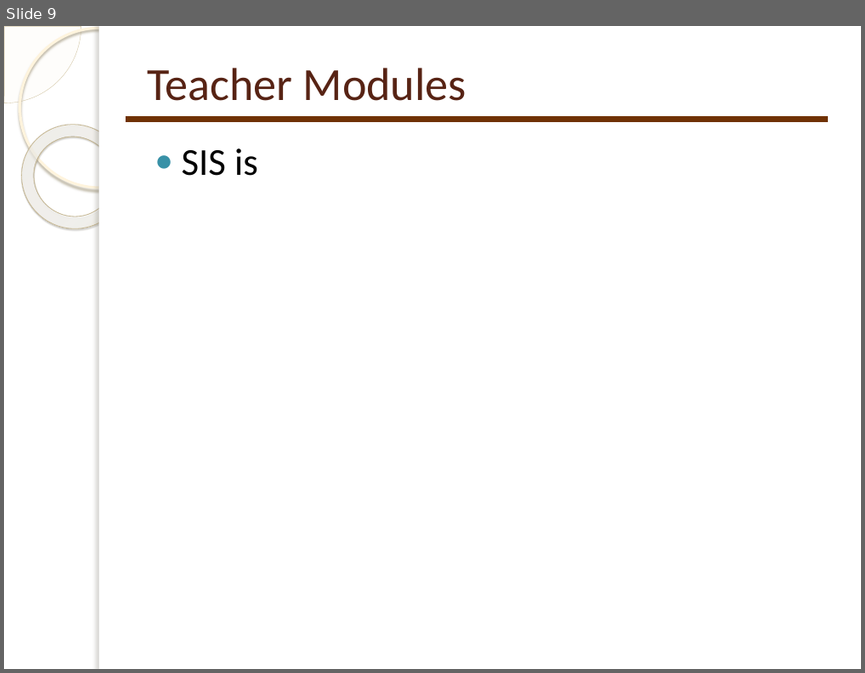
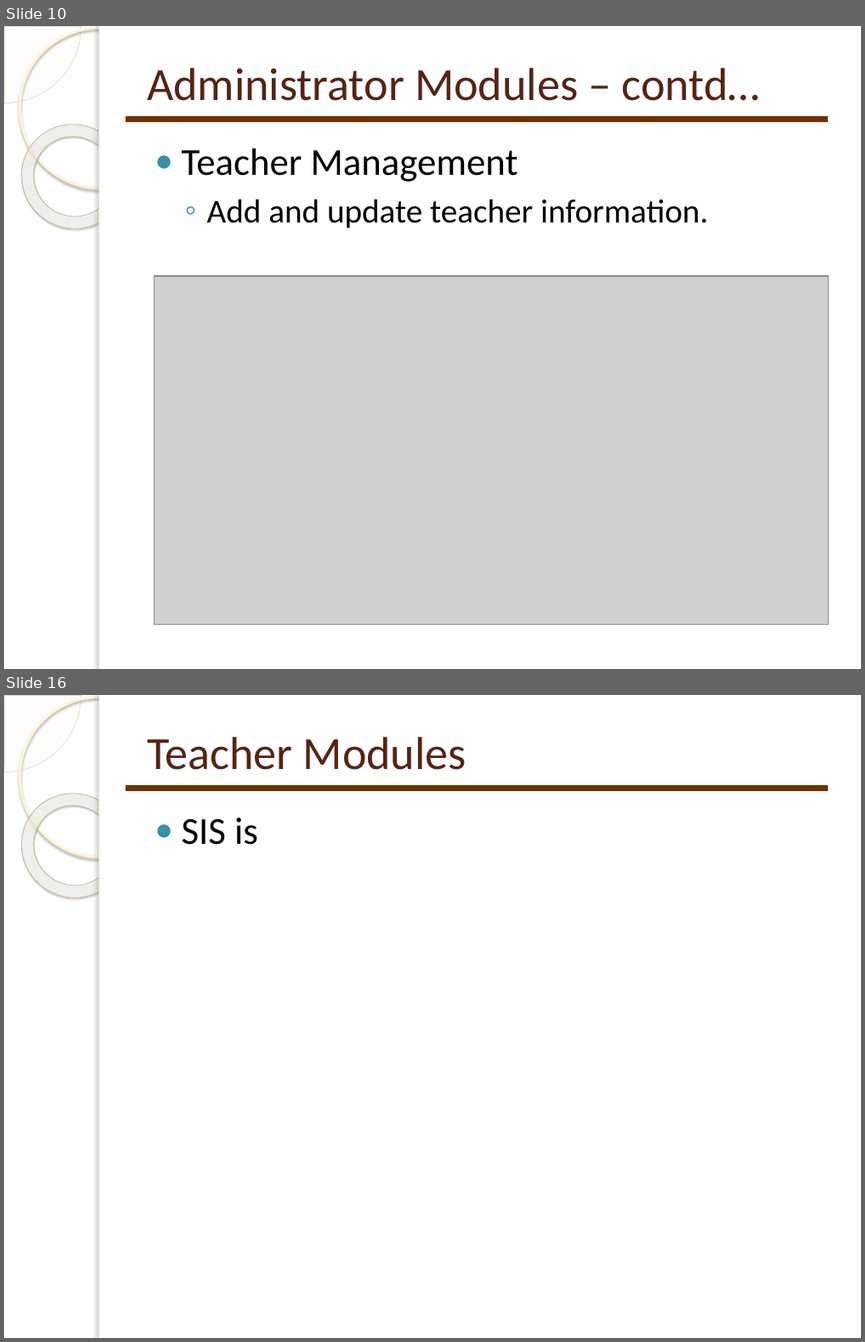
Before and after one commit to anu2013/sis2013, a slide deck: docs/SIS - Capstone Project Presentation.pptx. Shown one above the other, each under a label of ours: slide 9 before the commit, slides 10 and 16 after it; the slides between them are not shown. The pictures are 865x673 and 865x1342 pixels, drawn with LibreOffice and Linux fonts; fonts in the diff are those of the drawing; grey boxes stand for pictures; background and template pictures are left out. Boxes give left, top, right and bottom in pixels: in the first picture for what was removed or moved away, otherwise in the second. Text is boxed around its words. In the diff, an @@ line names an element or a change of style, - is before the commit and + after.

```diff
--- a/docs/SIS - Capstone Project Presentation.pptx
+++ b/docs/SIS - Capstone Project Presentation.pptx
@@ slide 10 added at (4,26,861,669), background picture (left out); not listed: 5 template elements that a slide beside it also shows @@
@@ title added at (147,68,760,101), 38.7 pt, text #572314 @@
+Administrator Modules – contd…
@@ line added from (126, 119) to (828, 119), #703204 5 pt @@
@@ text added at (182,148,708,228), 28 pt, text #000000 @@
+● Teacher Management
+  ◦ Add and update teacher information.
@@ picture added at (154,276,828,624) @@
@@ what was slide 9 is now slide 16 @@
```
Also in this commit, not shown: 1 slide changed, 7 other slides added, 1 slide removed.
